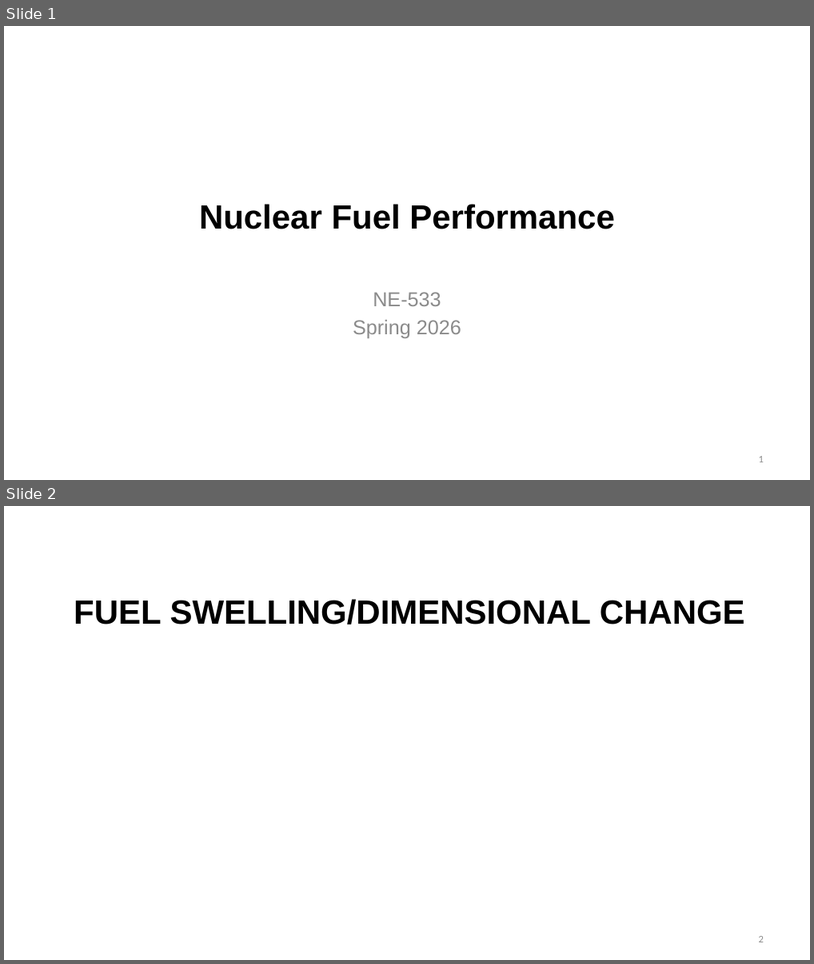
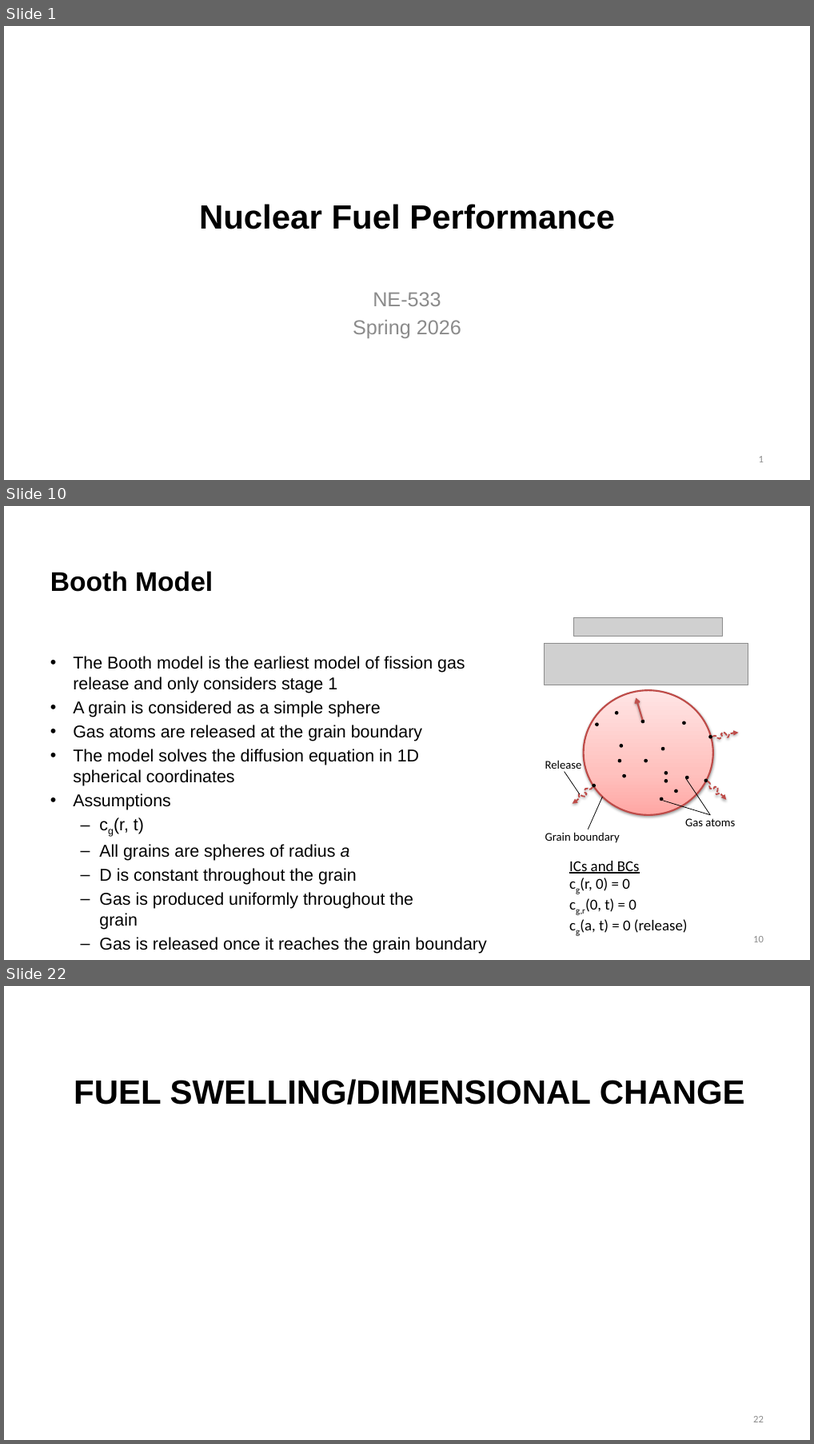
Before and after one commit to benbeeler/TEACHING, a slide deck: Nuclear_Fuel_Performance/NE533_Spring2026/Module3/Lec13_FGR_swelling.pptx. Shown one above the other, each under a label of ours: slides 1 and 2 before the commit, slides 1, 10 and 22 after it; the slides between them are not shown. The pictures are 814x964 and 814x1444 pixels, drawn with LibreOffice and Linux fonts; fonts in the diff are those of the drawing; grey boxes stand for pictures; background and template pictures are left out. Boxes give left, top, right and bottom in pixels: in the first picture for what was removed or moved away, otherwise in the second. Text is boxed around its words. In the diff, an @@ line names an element or a change of style, - is before the commit and + after.

```diff
--- a/Nuclear_Fuel_Performance/NE533_Spring2026/Module3/Lec13_FGR_swelling.pptx
+++ b/Nuclear_Fuel_Performance/NE533_Spring2026/Module3/Lec13_FGR_swelling.pptx
@@ slide 10 added at [4,506,810,960], background #FFFFFF @@
@@ title added at [50,571,213,592], 32 pt, text #000000, bold @@
+Booth Model
@@ picture added at [574,617,723,636] @@
@@ picture added at [544,644,749,684] @@
@@ text added at [73,656,486,953], 20.4 pt, text #000000 @@
+• The Booth model is the earliest model of fission gas release and only considers stage 1
+• A grain is considered as a simple sphere
+• Gas atoms are released at the grain boundary
+• The model solves the diffusion equation in 1D
+  spherical coordinates
+• Assumptions
+  – cg(r, t)
+  – All grains are spheres of radius a
+  – D is constant throughout the grain
+  – Gas is produced uniformly throughout the
+    grain
+  – Gas is released once it reaches the grain boundary
@@ group added at [546,690,739,843]: 18 ellipses, 4 lines, 3 texts, 3 freeform shapes, 1 arrow @@
+Grain boundary
+Gas atoms
+Release
@@ text added at [570,860,688,932], 18 pt, text #000000 @@
+ICs and BCs
+cg(r, 0) = 0
+cg,r(0, t) = 0
+cg(a, t) = 0 (release)
@@ page number added at [754,936,764,942], 12 pt, text #8C8C8C @@
+10
@@ what was slide 2 is now slide 22 @@
@@ page number at [754,1416,764,1422]: text changed @@
-2
+22
```
Also in this commit, not shown: 8 slides changed, 19 other slides added, 8 other files.
